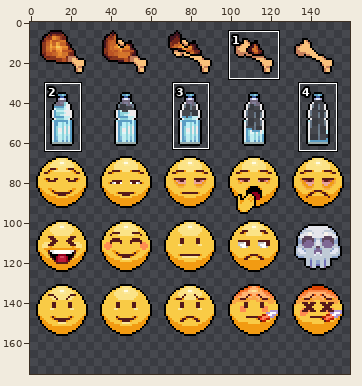
File history of a sprite sheet, Assets/Resources/Sprites/StatIcon/Emoji.png. Above, an overview of the earlier version with the close-up marked.
Close-up. Before the edit:
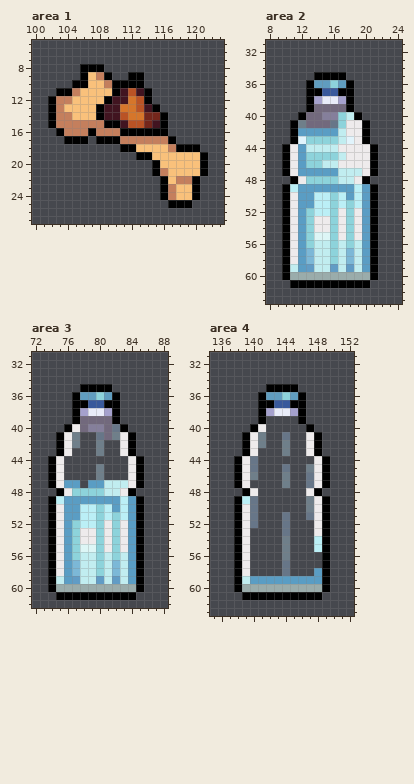
The file is 160x160 pixels. Colours within 5 levels of each other are drawn and written as one. Shown: area 1: x 100..123, y 5..27; area 2: x 8..24, y 31..63; area 3: x 72..88, y 31..62; area 4: x 135..152, y 31..63. The old version is drawn lined up with the new one, on the new canvas. The commit also changed other parts of the picture, which this record leaves out.
Now the later version:
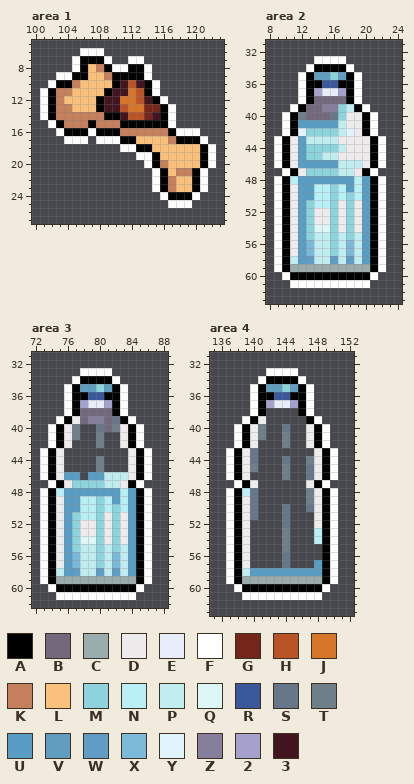
Palette (. is transparent): A #000000  B #72697d  C #9aacab  D #eeebec  E #e9ecf9  F #ffffff  G #74261b  H #ba5325  J #d6762b  K #c47f5d  L #f9c17b  M #8dd3db  N #bbeff6  P #c1edf0  Q #ddf6f6  R #39599c  S #677688  T #6f7f8a  U #5a9dc4  V #609dbf  W #619cc5  X #7cb8d7  Y #e1f4fc  Z #857f9b  2 #a5a1cd  3 #411420
Diff:
canvas 160x160 -> 160x176
Area 1:
y 6: x 106..108 ... -> FFF
y 7: x 105..109 ..... -> FAAAF; x 112..113 .. -> FF
y 8: x 105 . -> F; x 107..114 AA...... -> LKAFFAAF
y 9: x 103..105 ... -> FFA; x 108..111 KA.. -> LKAA; x 114 . -> F
y 10: x 102..106 ...AA -> FAAKL; x 109 K -> L; x 111..115 AAA.. -> 3H3AF
y 11: x 101..105 ..AAK -> FAKKL; x 109..110 LA -> A3; x 112..113 H3 -> JH; x 115 . -> F
y 12: x 101 . -> F; x 104 K -> L; x 108..109 LA -> A3; x 111 3 -> J; x 114..116 A.. -> 3AF
y 13: x 101 . -> F; x 104 L -> K; x 111 J -> H; x 113..117 H3A.. -> JGGAF
y 14: x 101 . -> F; x 105..113 LLLA33HJJ -> KKKKAA3HH; x 115 G -> 3; x 117 . -> F
y 15: x 102..103 AK -> FA; x 107 K -> A; x 109..115 AA3HHG3 -> KKAAAAA; x 117 . -> F
y 16: x 103..120 AKKKAKKKAAAAAA.... -> FAAAFAAAKKKKKKAFFF
y 17: x 104..106 AAA -> FFF; x 108..121 AAAKKKKKKA.... -> FFFAALLLLKAAAF
y 18: x 111..114 AALL -> FFAA; x 117..122 KAAA.. -> LLLLAF
y 19: x 113..115 AAL -> FFA; x 122 . -> F
y 20: x 114 . -> F; x 116 L -> K; x 122 . -> F
y 21: x 115..116 AK -> FA; x 118..121 LLLA -> KKAF
y 22: x 115 . -> F; x 117..119 LKK -> KLL; x 121 . -> F
y 23: x 115 . -> F; x 121 . -> F
y 24: x 116..120 AKLLA -> FAAAF
y 25: x 117..119 AAA -> FFF
Area 2:
y 33: x 14..17 .... -> FFFF
y 34: x 13..18 ...... -> FAAAAF
y 35: x 12..19 ..AAAA.. -> FAVVMVAF
y 36: x 12 . -> F; x 14..17 VVMV -> ARRA; x 19 . -> F
y 37: x 12 . -> F; x 14..17 ARRA -> 2EE2; x 19 . -> F
y 38: x 12 . -> F; x 14..17 2EE2 -> BBBB; x 19 . -> F
y 39: x 11..13 ..A -> FAB; x 15..20 BBBA.. -> ZZMPAF
y 40: x 10..12 ..A -> FAT; x 15..16 ZZ -> BS; x 18..21 PA.. -> DDAF
y 41: x 10 . -> F; x 12..17 TBBBSM -> UUUUUP; x 21 . -> F
y 42: x 10 . -> F; x 12..16 UUUUU -> YMMMM; x 18 D -> Y; x 21 . -> F
y 43: x 9..18 ..AYMMMMPY -> FADUPPPPDD; x 20..22 A.. -> DAF
y 44: x 9 . -> F; x 13..17 PPPPD -> MMMMP; x 22 . -> F
y 45: x 9 . -> F; x 15..17 MMP -> PPD; x 22 . -> F
y 46: x 9 . -> F; x 13..19 MMPPDDD -> UUUUPPP; x 22 . -> F
y 47: x 10..16 ADUUUUU -> FADMMMM; x 19..21 PDA -> DAF
y 48: x 9..22 ..ADMMMMPPDA.. -> FANUUUUUUUNUAF
y 49: x 9 . -> F; x 11 N -> D; x 14..17 UUUU -> NNMN; x 22 . -> F
y 50: x 9 . -> F; x 18 U -> M; x 22 . -> F
y 51: x 9 . -> F; x 13 U -> M; x 17 N -> D; x 19 N -> D; x 22 . -> F
y 52: x 9 . -> F; x 14..15 NN -> DD; x 22 . -> F
y 53: x 9 . -> F; x 22 . -> F
y 54: x 9 . -> F; x 14..15 DD -> QQ; x 22 . -> F
y 55: x 9 . -> F; x 14..15 QQ -> PP; x 17 D -> P; x 19 D -> P; x 22 . -> F
y 56: x 9 . -> F; x 13 M -> X; x 18 M -> X; x 22 . -> F
y 57: x 9 . -> F; x 22 . -> F
y 58: x 9 . -> F; x 11 D -> P; x 13 X -> W; x 16 M -> W; x 18 X -> W; x 22 . -> F
y 59: x 9 . -> F; x 11..20 PUWPPWPWPU -> CCCCCCCCCC; x 22 . -> F
y 60: x 10..21 ACCCCCCCCCCA -> FAAAAAAAAAAF
y 61: x 11..20 AAAAAAAAAA -> FFFFFFFFFF
Area 3:
y 33: x 78..81 .... -> FFFF
y 34: x 77..82 ...... -> FAAAAF
y 35: x 76..83 ..AAAA.. -> FAVVMVAF
y 36: x 76 . -> F; x 78..81 VVMV -> ARRA; x 83 . -> F
y 37: x 76 . -> F; x 78..81 ARRA -> 2EE2; x 83 . -> F
y 38: x 76 . -> F; x 78..81 2EE2 -> BBBB; x 83 . -> F
y 39: x 75..77 ..A -> FAD; x 79..80 BB -> ZZ; x 82..84 A.. -> SAF
y 40: x 74..80 ..ADBZZ -> FADT..S; x 82..85 SA.. -> TDAF
y 41: x 74 . -> F; x 80..82 SBT -> T..; x 85 . -> F
y 42: x 74 . -> F; x 77 T -> .; x 85 . -> F
y 43: x 73..76 ..AD -> FAD.; x 80 T -> .; x 83..86 DA.. -> .DAF
y 44: x 73 . -> F; x 80 . -> T; x 86 . -> F
y 45: x 73 . -> F; x 86 . -> F
y 46: x 73 . -> F; x 76..77 .. -> UU; x 79..83 .T... -> UUPPP; x 86 . -> F
y 47: x 74..80 ADUU.UU -> FADMMMM; x 83..85 PDA -> DAF
y 48: x 73..86 ..ADMMMMPPDA.. -> FANUUUUUUUNUAF
y 49: x 73 . -> F; x 75 N -> D; x 78..81 UUUU -> NNMN; x 86 . -> F
y 50: x 73 . -> F; x 82 U -> M; x 86 . -> F
y 51: x 73 . -> F; x 77 U -> M; x 81 N -> D; x 83 N -> D; x 86 . -> F
y 52: x 73 . -> F; x 78..79 NN -> DD; x 86 . -> F
y 53: x 73 . -> F; x 86 . -> F
y 54: x 73 . -> F; x 78..79 DD -> QQ; x 86 . -> F
y 55: x 73 . -> F; x 78..79 QQ -> PP; x 81 D -> P; x 83 D -> P; x 86 . -> F
y 56: x 73 . -> F; x 77 M -> X; x 82 M -> X; x 86 . -> F
y 57: x 73 . -> F; x 86 . -> F
y 58: x 73 . -> F; x 75 D -> P; x 77 X -> W; x 80 M -> W; x 82 X -> W; x 86 . -> F
y 59: x 73 . -> F; x 75..84 PUWPPWPWPU -> CCCCCCCCCC; x 86 . -> F
y 60: x 74..85 ACCCCCCCCCCA -> FAAAAAAAAAAF
y 61: x 75..84 AAAAAAAAAA -> FFFFFFFFFF
Area 4:
y 33: x 142..145 .... -> FFFF
y 34: x 141..146 ...... -> FAAAAF
y 35: x 140..147 ..AAAA.. -> FAVVMVAF
y 36: x 140 . -> F; x 142..145 VVMV -> ARRA; x 147 . -> F
y 37: x 140 . -> F; x 142..145 ARRA -> 2EE2; x 147 . -> F
y 38: x 140 . -> F; x 142..145 2EE2 -> ....; x 147 . -> F
y 39: x 139..141 ..A -> FAD; x 146..148 A.. -> .AF
y 40: x 138..141 ..AD -> FADT; x 144 . -> S; x 147..149 A.. -> DAF
y 41: x 138 . -> F; x 144 S -> T; x 149 . -> F
y 42: x 138 . -> F; x 141 T -> .; x 149 . -> F
y 43: x 137..140 ..AD -> FADS; x 144 T -> .; x 147..150 DA.. -> .DAF
y 44: x 137 . -> F; x 144 . -> S; x 147 . -> T; x 150 . -> F
y 45: x 137 . -> F; x 140 S -> T; x 144 S -> T; x 147 T -> S; x 150 . -> F
y 46: x 137 . -> F; x 140 T -> .; x 150 . -> F
y 47: x 138..140 AD. -> FAD; x 144 T -> .; x 147..149 SDA -> DAF
y 48: x 137..140 ..AD -> FANS; x 147..150 DA.. -> TDAF
y 49: x 137 . -> F; x 139 N -> D; x 150 . -> F
y 50: x 137 . -> F; x 144 . -> S; x 147 T -> S; x 150 . -> F
y 51: x 137 . -> F; x 147 S -> .; x 150 . -> F
y 52: x 137 . -> F; x 140 S -> .; x 150 . -> F
y 53: x 137 . -> F; x 144 S -> T; x 148 D -> N; x 150 . -> F
y 54: x 137 . -> F; x 150 . -> F
y 55: x 137 . -> F; x 148 N -> .; x 150 . -> F
y 56: x 137 . -> F; x 144 T -> S; x 150 . -> F
y 57: x 137 . -> F; x 148 . -> U; x 150 . -> F
y 58: x 137 . -> F; x 139..147 D....S... -> PUUUUUUUU; x 150 . -> F
y 59: x 137 . -> F; x 139..148 PUUUUUUUUU -> CCCCCCCCCC; x 150 . -> F
y 60: x 138..149 ACCCCCCCCCCA -> FAAAAAAAAAAF
y 61: x 139..148 AAAAAAAAAA -> FFFFFFFFFF
